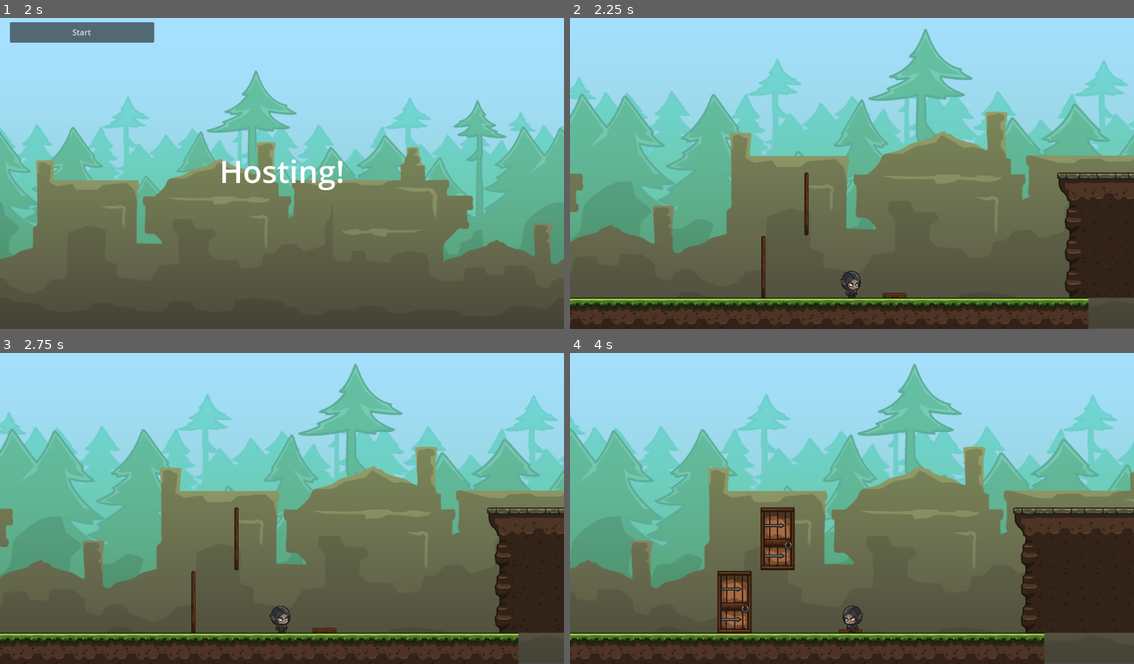
Above: before the commit, frames 1-4 (two rows, left to right).
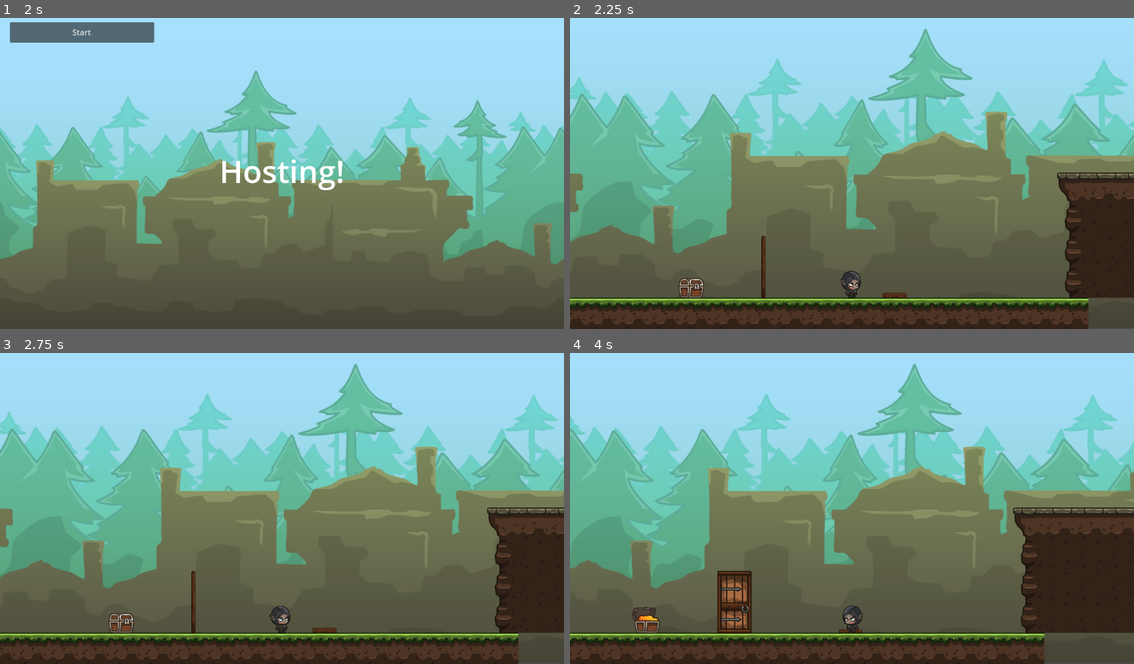
Above: after the commit, the same moments.

Repository: BlurryGames/GodotMultiplayerCourse
Game: Godot game, scene res://Levels/Menu/Menu.tscn
The game is run twice, just before and just after one commit, with the same random seed, the same clock (stepped at 60 frames per second) and the same inputs.
Inputs:
- Up to frame 1 (2 s): tap Enter at 0.5 s; hold D (MoveRight) 0.53-1.25 s; tap Space (Jump) at 0.77 s; click "Host" at 1.25 s
- Up to frame 2 (2.25 s): click "Start" at 2 s
- Up to frame 3 (2.75 s): no input
- Up to frame 4 (4 s): tap Space (Jump) at 2.75, 3.02 s; hold D (MoveRight) 2.78-3.53 s; hold A (MoveLeft) from 3.53 s (still down)

Frame 1 is identical in both runs. In frame 2, 0.4% of the frame differs, in the area x 19-43%, y 49-90%; in frame 3, 0.4%; in frame 4, 1.5%, in the area x 11-40%, y 49-90%.

Commit message:
Section4: Platformer Puzzles / Lesson6: Treasure Chest

Diff:
--- /dev/null
+++ b/Interactables/Chest/Chest.tscn
@@ -0,0 +1,41 @@
+[gd_scene load_steps=6 format=3 uid="uid://dulf8gxrvu6st"]
+
+[ext_resource type="Script" path="res://Scripts/Chest.gd" id="1_luotp"]
+[ext_resource type="Texture2D" uid="uid://bb74mmf3rdg4r" path="res://art/objects/Chest_01_Locked.png" id="1_pbyke"]
+[ext_resource type="Texture2D" uid="uid://ctvthkqtgqmgm" path="res://art/objects/Chest_01_Unlocked.png" id="2_wah5e"]
+
+[sub_resource type="RectangleShape2D" id="RectangleShape2D_xsips"]
+size = Vector2(50, 40)
+
+[sub_resource type="SceneReplicationConfig" id="SceneReplicationConfig_8hfwm"]
+properties/0/path = NodePath(".:isLocked")
+properties/0/spawn = true
+properties/0/replication_mode = 2
+
+[node name="Chest" type="Node2D" node_paths=PackedStringArray("chestLocked", "chestUnlocked")]
+script = ExtResource("1_luotp")
+chestLocked = NodePath("ChestLocked")
+chestUnlocked = NodePath("ChestUnlocked")
+
+[node name="ChestLocked" type="Sprite2D" parent="."]
+position = Vector2(0, -29)
+scale = Vector2(0.5, 0.5)
+texture = ExtResource("1_pbyke")
+
+[node name="ChestUnlocked" type="Sprite2D" parent="."]
+visible = false
+position = Vector2(0, -29)
+scale = Vector2(0.5, 0.5)
+texture = ExtResource("2_wah5e")
+
+[node name="StaticBody2D" type="StaticBody2D" parent="."]
+collision_mask = 0
+
+[node name="CollisionShape2D" type="CollisionShape2D" parent="StaticBody2D"]
+position = Vector2(-3, -20.5)
+shape = SubResource("RectangleShape2D_xsips")
+
+[node name="MultiplayerSynchronizer" type="MultiplayerSynchronizer" parent="."]
+replication_config = SubResource("SceneReplicationConfig_8hfwm")
+
+[connection signal="delta_synchronized" from="MultiplayerSynchronizer" to="." method="_on_multiplayer_synchronizer_delta_synchronized"]
--- a/Interactables/Door/Door.tscn
+++ b/Interactables/Door/Door.tscn
@@ -10,7 +10,7 @@
 [sub_resource type="SceneReplicationConfig" id="SceneReplicationConfig_75kaa"]
 properties/0/path = NodePath(".:isOpen")
 properties/0/spawn = true
-properties/0/replication_mode = 1
+properties/0/replication_mode = 2
 
 [node name="Door" type="Node2D" node_paths=PackedStringArray("doorOpen", "doorClosed", "collider")]
 script = ExtResource("1_11njv")
@@ -38,4 +38,4 @@
 [node name="MultiplayerSynchronizer" type="MultiplayerSynchronizer" parent="."]
 replication_config = SubResource("SceneReplicationConfig_75kaa")
 
-[connection signal="synchronized" from="MultiplayerSynchronizer" to="." method="_on_multiplayer_synchronizer_synchronized"]
+[connection signal="delta_synchronized" from="MultiplayerSynchronizer" to="." method="_on_multiplayer_synchronizer_delta_synchronized"]
--- a/Levels/Level01/Level01.tscn
+++ b/Levels/Level01/Level01.tscn
@@ -7,6 +7,7 @@
 [ext_resource type="PackedScene" uid="uid://ck0an6lmghw31" path="res://Player/Player.tscn" id="4_2h2kv"]
 [ext_resource type="PackedScene" uid="uid://wd4d2u8ns7fa" path="res://Interactables/PressurePlate/PressurePlate.tscn" id="6_jg5ar"]
 [ext_resource type="PackedScene" uid="uid://cche0uwmp7tab" path="res://Interactables/Door/Door.tscn" id="7_ub5fc"]
+[ext_resource type="PackedScene" uid="uid://dulf8gxrvu6st" path="res://Interactables/Chest/Chest.tscn" id="8_8rwno"]
 
 [sub_resource type="TileSetAtlasSource" id="TileSetAtlasSource_cxdhn"]
 texture = ExtResource("1_rop41")
@@ -112,7 +113,9 @@
 [node name="Door" parent="---- Interactables ----" instance=ExtResource("7_ub5fc")]
 position = Vector2(-88, 130)
 
-[node name="Door2" parent="---- Interactables ----" instance=ExtResource("7_ub5fc")]
+[node name="Chest" parent="---- Interactables ----" instance=ExtResource("8_8rwno")]
+position = Vector2(-238, 130)
+scale = Vector2(-1, 1)
 
 [node name="---- Players ----" type="Node" parent="."]
 
@@ -130,4 +133,4 @@
 position = Vector2(268, 118)
 
 [connection signal="toggle" from="---- Interactables ----/DoorPlate" to="---- Interactables ----/Door" method="activate"]
-[connection signal="toggle" from="---- Interactables ----/DoorPlate" to="---- Interactables ----/Door2" method="activate"]
+[connection signal="toggle" from="---- Interactables ----/DoorPlate" to="---- Interactables ----/Chest" method="onTestInteract"]
--- /dev/null
+++ b/Scripts/Chest.gd
@@ -0,0 +1,21 @@
+class_name Chest extends Node2D
+
+@export var isLocked: bool = true
+@export var chestLocked: Sprite2D = null
+@export var chestUnlocked: Sprite2D = null
+
+func _on_multiplayer_synchronizer_delta_synchronized():
+	setChestProperties()
+
+func onTestInteract(state: bool)-> void:
+	if state:
+		onInteractableInteracted()
+
+func onInteractableInteracted()-> void:
+	if isLocked:
+		isLocked = false
+		setChestProperties()
+
+func setChestProperties()-> void:
+	chestLocked.visible = isLocked
+	chestUnlocked.visible = !isLocked
--- a/Scripts/Door.gd
+++ b/Scripts/Door.gd
@@ -5,7 +5,7 @@
 @export var doorClosed: Sprite2D = null
 @export var collider: CollisionShape2D = null
 
-func _on_multiplayer_synchronizer_synchronized():
+func _on_multiplayer_synchronizer_delta_synchronized():
 	setDoorProperties()
 
 func activate(state: bool)-> void:
Not shown: 1 places in Levels/Level01/Level01.tscn that only renumber resources
